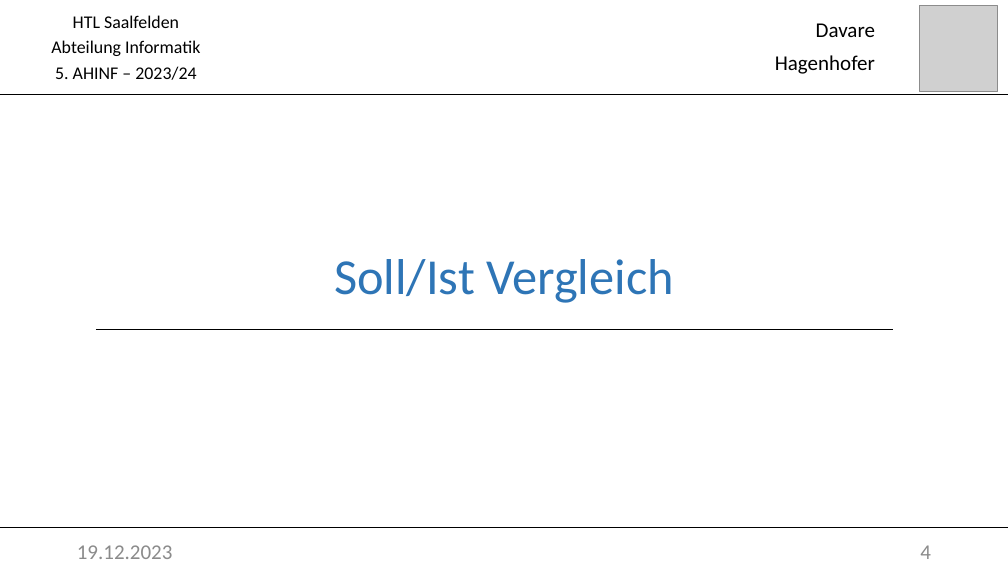
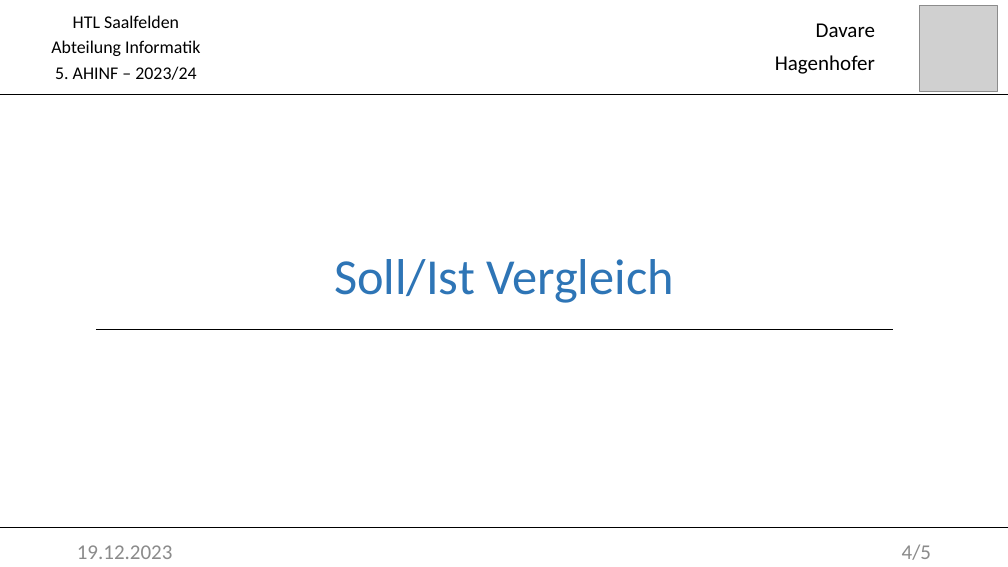
Before and after one commit to DavareDavare/GCM, a slide deck: slide 5 of Praesentation1812.pptx (slide 4 before the commit). Drawn at 1008x567 pixels with LibreOffice and Linux fonts; fonts in the diff are those of the drawing; grey boxes stand for pictures. Boxes give left, top, right and bottom in pixels: in the first picture for what was removed or moved away, otherwise in the second. Text is boxed around its words. In the diff, an @@ line names an element or a change of style, - is before the commit and + after.

```diff
--- a/Praesentation1812.pptx
+++ b/Praesentation1812.pptx
@@ text at bbox=[902, 544, 931, 560]: text changed @@
-4
+4/5
```
Also in this commit, not shown: 4 other slides changed, 1 slide added, 1 other file.
